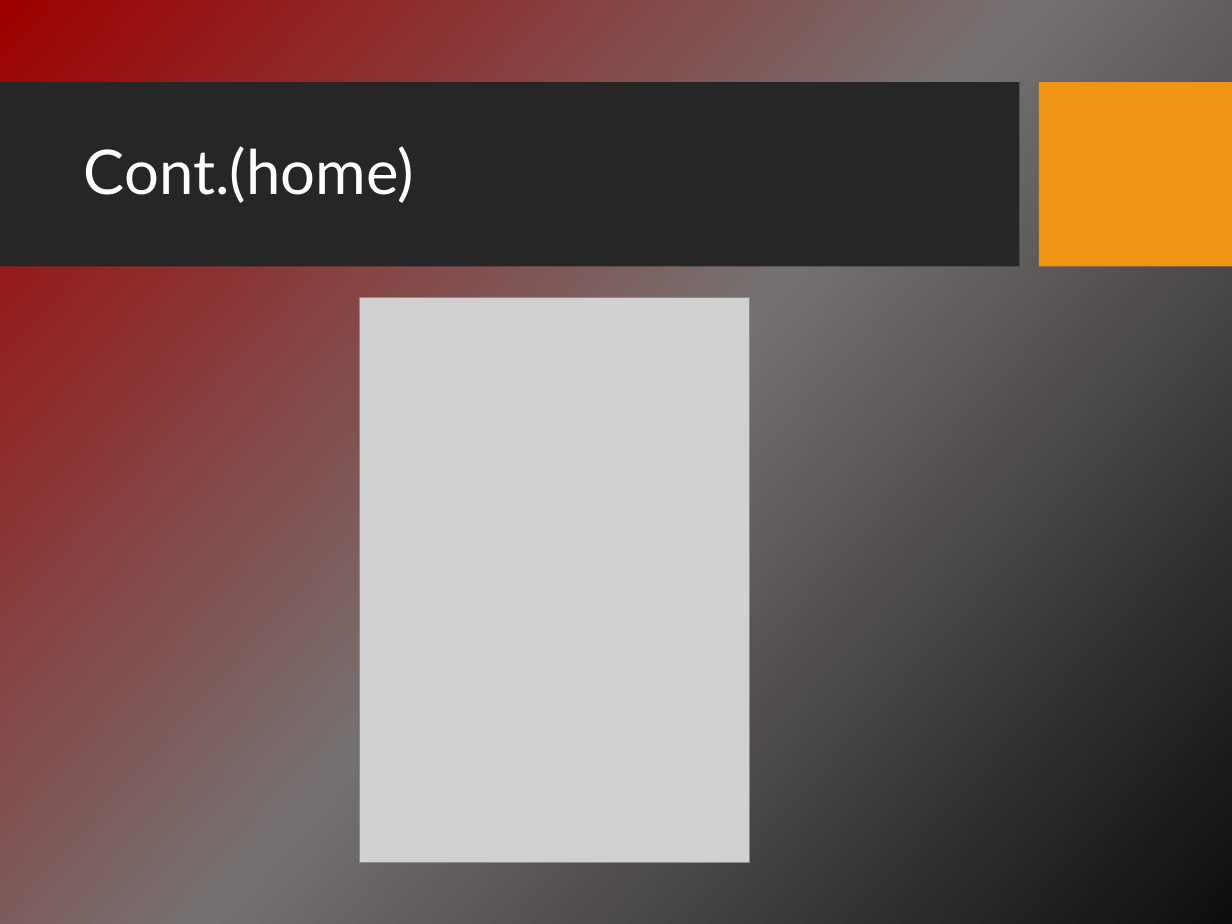
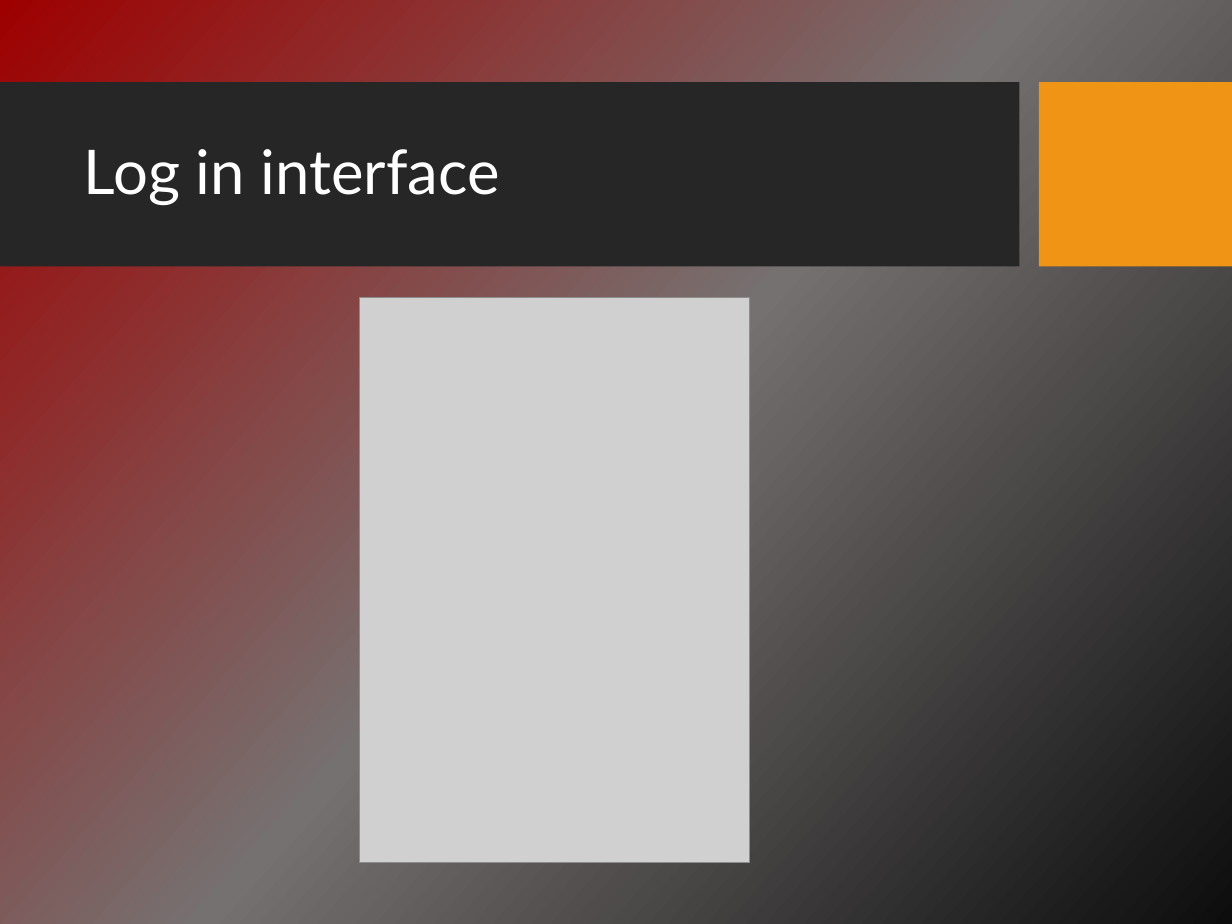
Before and after one commit to asmaalbarakati/Dayesda, a slide deck: slide 14 of Presentation.pptx. Drawn at 1232x924 pixels with LibreOffice and Linux fonts; fonts in the diff are those of the drawing; grey boxes stand for pictures; background and template pictures are left out. Boxes give left, top, right and bottom in pixels: in the first picture for what was removed or moved away, otherwise in the second. Text is boxed around its words. In the diff, an @@ line names an element or a change of style, - is before the commit and + after.

```diff
--- a/Presentation.pptx
+++ b/Presentation.pptx
@@ title at (x1=84, y1=149, x2=500, y2=205): text changed @@
-Cont.(home)
+Log in interface
```
Also in this commit, not shown: 2 other files.
